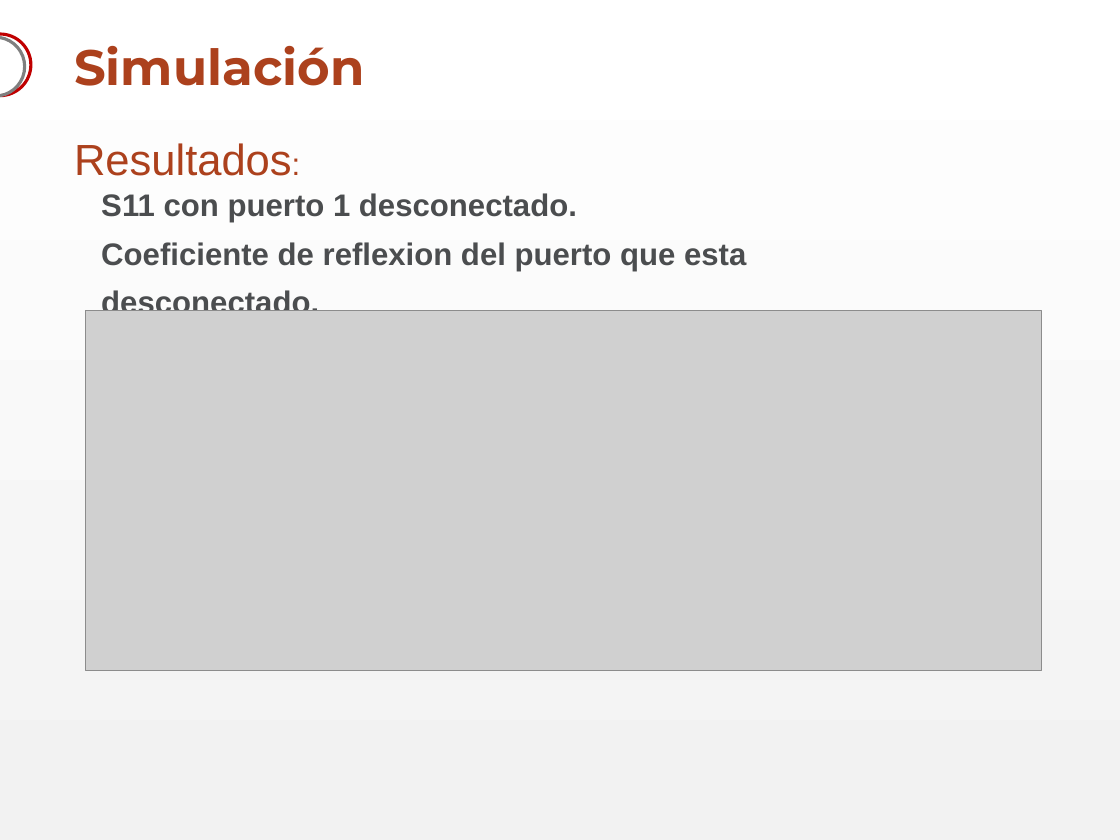
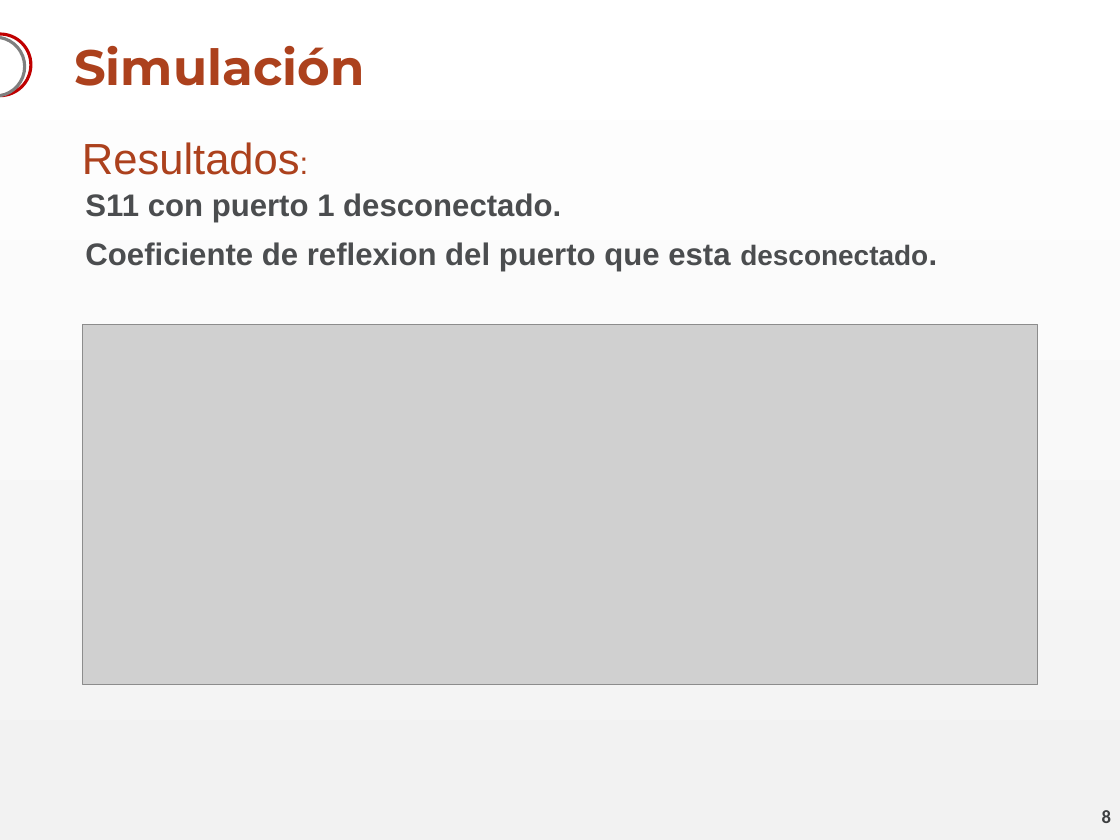
Before and after one commit to akukulanski/RF_Switch_3GHz, a slide deck: slide 8 of Presentación/RF Switch.pptx (slide 9 before the commit). Drawn at 1120x840 pixels with LibreOffice and Linux fonts; fonts in the diff are those of the drawing; grey boxes stand for pictures; background and template pictures are left out. Boxes give left, top, right and bottom in pixels: in the first picture for what was removed or moved away, otherwise in the second. Text is boxed around its words. In the diff, an @@ line names an element or a change of style, - is before the commit and + after.

```diff
--- a/Presentación/RF Switch.pptx
+++ b/Presentación/RF Switch.pptx
@@ text "Resultados:": place and size @@
-text "Resultados:" at [74,143,292,176]
+text "Resultados:" at [82,142,300,175]
@@ text "S11 con puerto 1 desconectado.": place and size @@
-text "S11 con puerto 1 desconectado." at [101,193,746,311]
+text "S11 con puerto 1 desconectado." at [85,193,928,271]
@@ text at [85,242,928,271]: size 20 to 18 pt in "desconectado." @@
@@ picture: place and size @@
-picture at [85,310,1040,670]
+picture at [82,325,1037,684]
@@ page number added at [1102,810,1111,823], 12 pt, text #3D3F41, bold @@
+8
```
Also in this commit, not shown: 14 other slides changed, 1 slide added, 1 slide removed.
